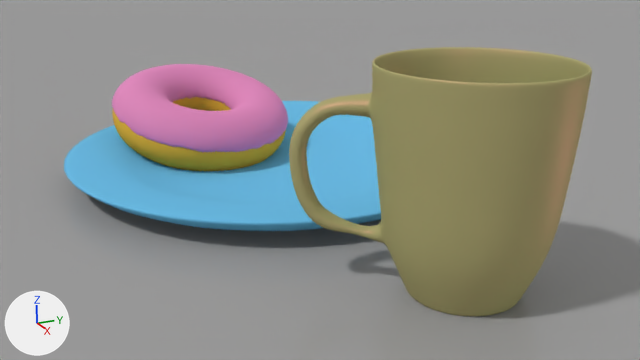
What one commit did to the Blender file untitled.blend.
The view is the same before and after, from the file's camera 'Camera'. The axes (+X, +Y, +Z) are drawn at lower left. The lights are the same throughout.
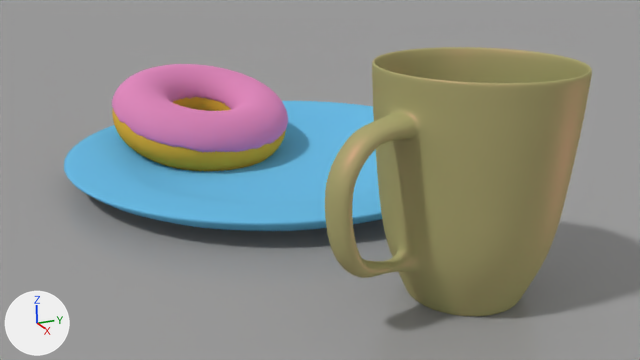
Boxes (x1, y1, x2, y2) around the edits, measured in the pictures (640 x 360 px):
```json
{"object": "Cylinder", "change": "turned", "before": [289, 47, 592, 316], "after": [325, 47, 592, 316]}
```

Scene script edits in JSON lines:
```json
{"op": "set", "path": "ob_cylinder.rotation_euler", "old": "(0.0, 0.0, 4.167)", "new": "(0.0, 0.0, 5.003)", "note": "degrees (0, 0, 239) -> degrees (0, 0, 287)"}
```
